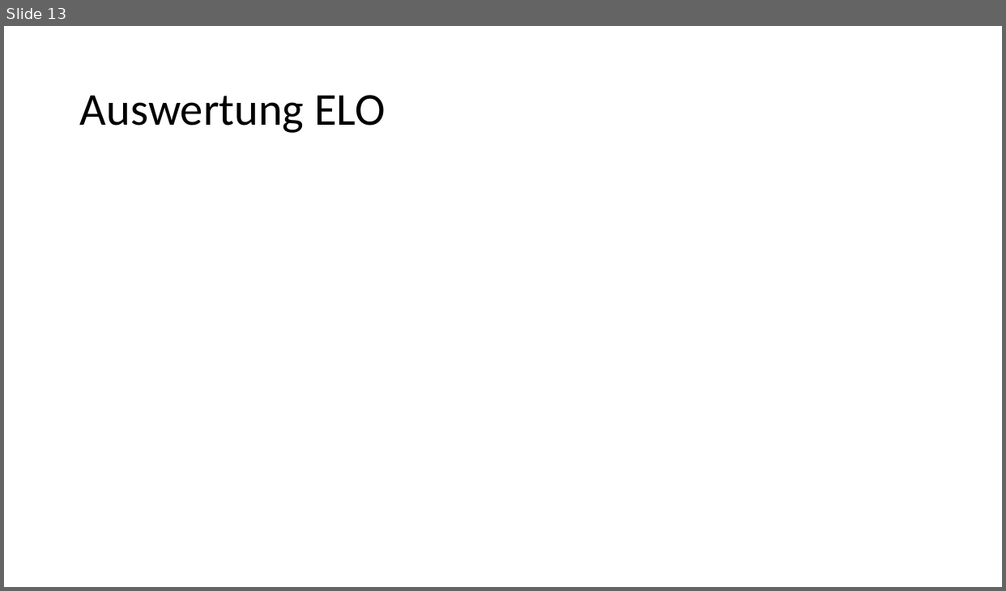
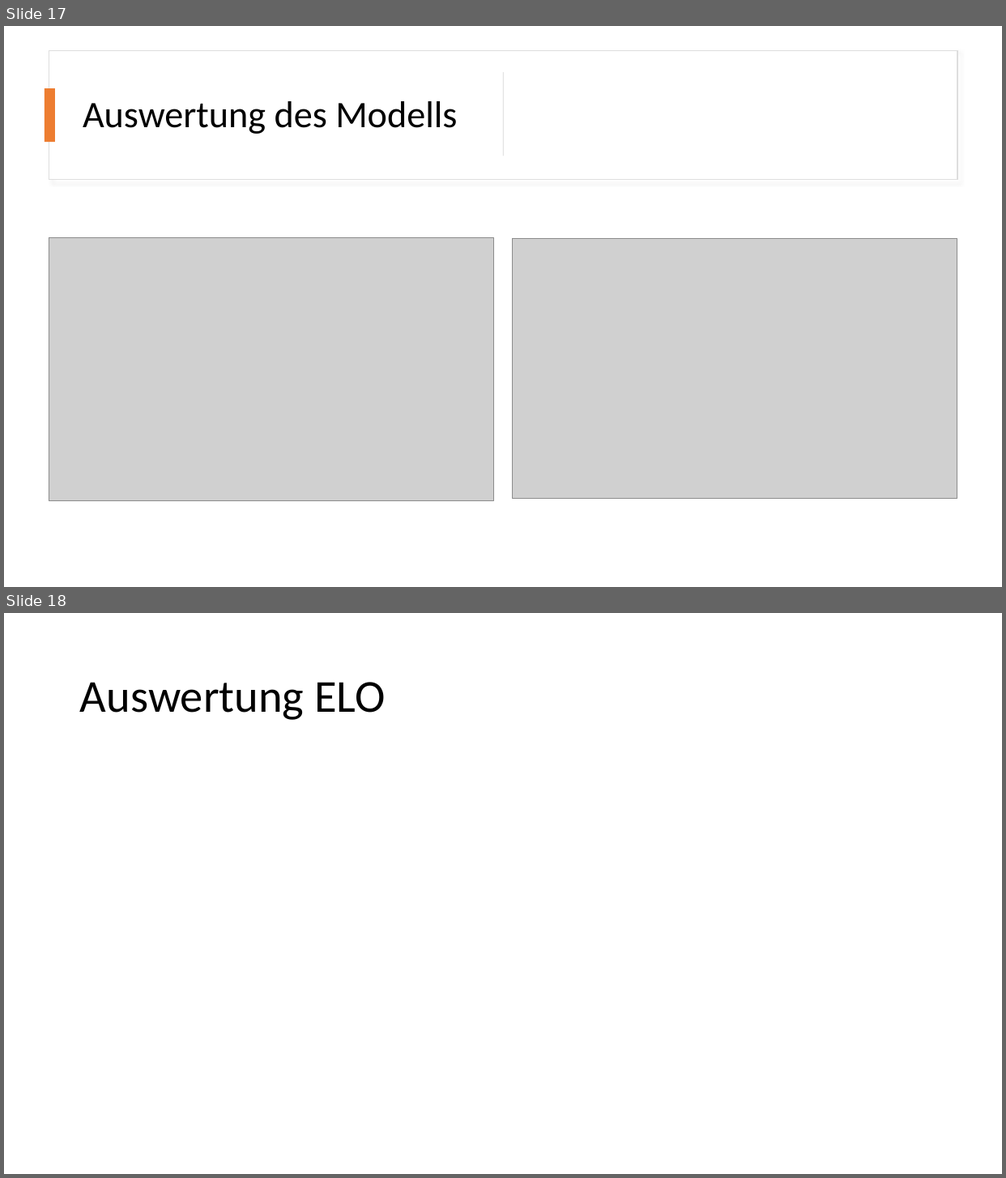
Before and after one commit to Brebeck-Jan/chessmaster, a slide deck: Präsentationen/Abschlusspräsentation/Chessmaster_Abschluss.pptx. Shown one above the other, each under a label of ours: slide 13 before the commit, slides 17 and 18 after it. The pictures are 1006x591 and 1006x1178 pixels, drawn with LibreOffice and Linux fonts; fonts in the diff are those of the drawing; grey boxes stand for pictures. Boxes give left, top, right and bottom in pixels: in the first picture for what was removed or moved away, otherwise in the second. Text is boxed around its words. In the diff, an @@ line names an element or a change of style, - is before the commit and + after.

```diff
--- a/Präsentationen/Abschlusspräsentation/Chessmaster_Abschluss.pptx
+++ b/Präsentationen/Abschlusspräsentation/Chessmaster_Abschluss.pptx
@@ slide 17 added at bbox=[4, 26, 1002, 587], background #FFFFFF @@
@@ rectangle added at bbox=[49, 50, 957, 179], fill #FFFFFF, outline #DEDEDE 1 pt @@
@@ rectangle added at bbox=[503, 72, 504, 156], fill #D5D5D5 @@
@@ rectangle added at bbox=[44, 89, 55, 143], fill #ED7D31 @@
@@ title added at bbox=[83, 101, 457, 134], 36 pt, text #000000 @@
+Auswertung des Modells
@@ picture added at bbox=[49, 238, 493, 501] @@
@@ picture added at bbox=[513, 238, 957, 498] @@
@@ what was slide 13 is now slide 18 @@
```
Also in this commit, not shown: 11 slides changed, 11 other slides added, 5 slides removed.
